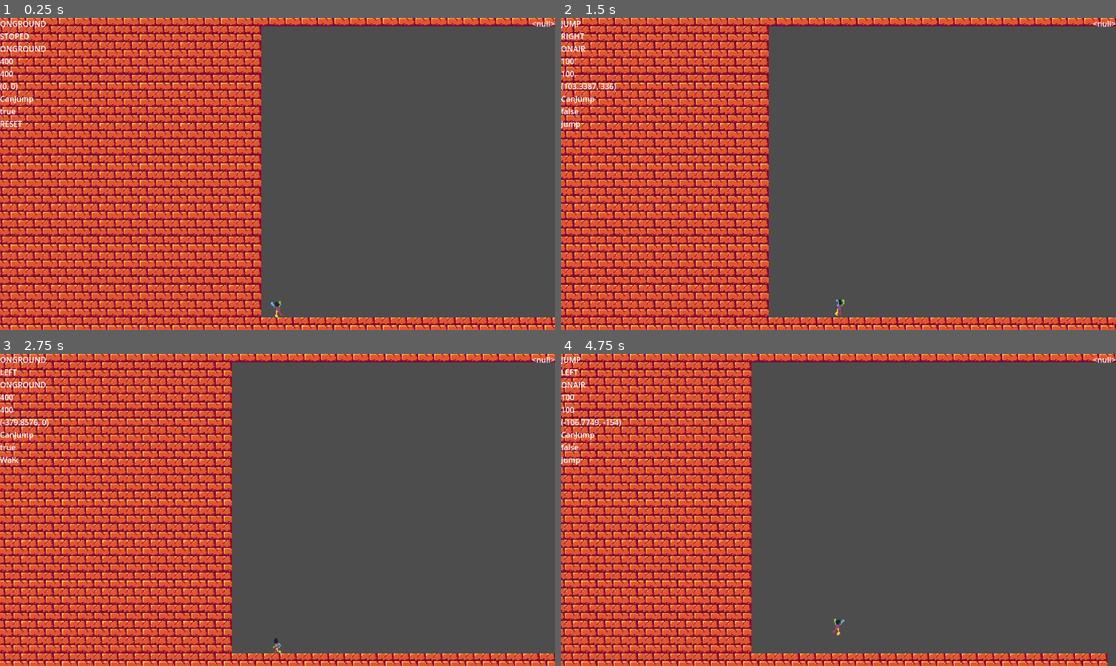
Above: before the commit, frames 1-4 (two rows, left to right).
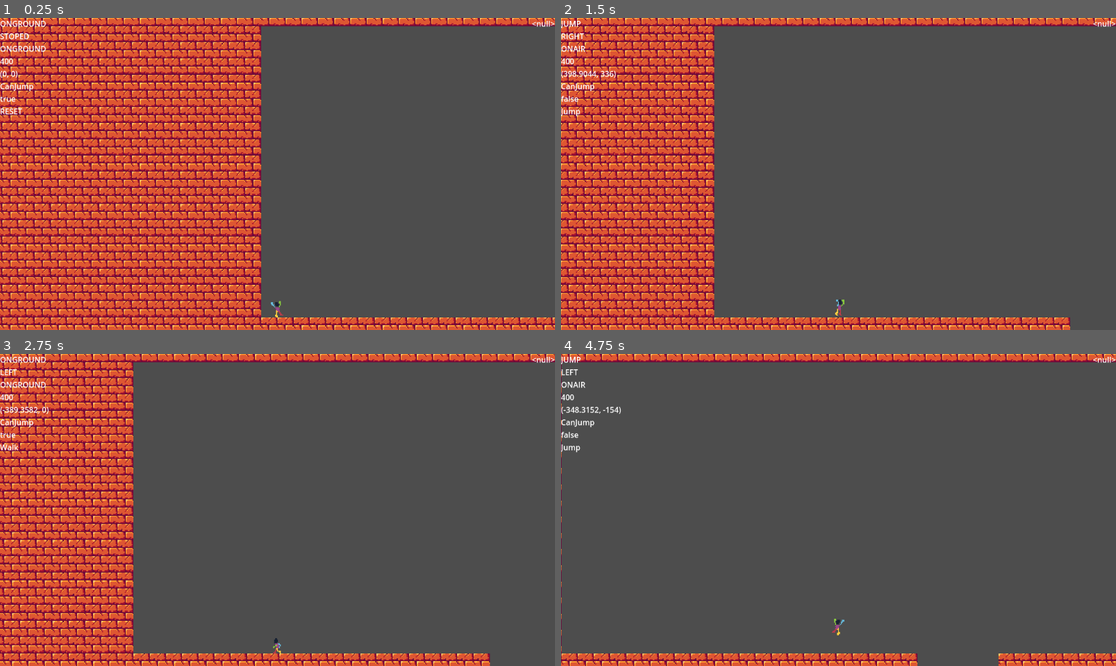
Above: after the commit, the same moments.

Repository: Shidoengie/unnamed-soldiertf2-game
Game: Godot game, scene res://Levels/TEST.tscn
Same seed, same stepped clock (60 frames per second), same inputs: the game is played once before the commit and once after it.
Inputs:
- Up to frame 1 (0.25 s): no input
- Up to frame 2 (1.5 s): tap Enter at 0.5 s; hold Right (MoveRight) from 0.53 s (still down); tap Space (Jump) at 0.77 s
- Up to frame 3 (2.75 s): tap Space (Jump) at 1.52 s; release Right (MoveRight) at 2.03 s; hold Left (MoveLeft) from 2.03 s (still down)
- Up to frame 4 (4.75 s): release Left (MoveLeft) at 2.78 s; hold Right (MoveRight) 2.78-4.28 s; tap Space (Jump) at 3.02, 3.77, 4.52 s; hold Left (MoveLeft) from 4.28 s (still down)

The runs differ from the first frame. In frame 1, 0.3% of the frame differs, in the area x 0-7%, y 16-35%; in frame 2, 24%; in frame 3, 27%; in frame 4, 35%, in the area x 0-100%, y 0-100%.

Commit message:
gave a use to the speedstate statemachine

Diff:
--- a/Scenes/Player/Player.gd
+++ b/Scenes/Player/Player.gd
@@ -9,7 +9,7 @@
 @export var walkSpeed = 400.0
 @export var airSpeed = 100.0
 
-var walkSpeedmax
+var base_walkSpeed
 var launchVec : Vector2
 var canShoot = true
 
@@ -31,11 +31,11 @@
 enum GroundStates {ONGROUND,JUST_FELL,FALL,JUMP,JUST_JUMP,LAND}
 var CUR_GroundState = GroundStates.ONGROUND
 
-enum SpeedStates {LAUNCHED = 0,ONAIR = 100,ONGROUND = 400}
+enum SpeedStates {LAUNCHED,ONAIR,ONGROUND}
 var CUR_SpeedState = SpeedStates.ONGROUND
 func _ready():
 	BodyAnimState = BodyAnimTree.get("parameters/playback")
-	walkSpeedmax = walkSpeed
+	base_walkSpeed = walkSpeed
 func _physics_process(delta):
 
 	if not is_on_floor():
@@ -54,9 +54,8 @@
 	var dev = [
 		GroundStates.keys()[CUR_GroundState],
 		MoveStates.keys()[CUR_MoveState],
-		SpeedStates.keys()[SpeedStates.values().find(CUR_SpeedState)],
+		SpeedStates.keys()[CUR_SpeedState],
 		walkSpeed,
-		CUR_SpeedState,
 		velocity,
 		"CanJump",canJump,
 		CUR_AnimState,
@@ -99,7 +98,13 @@
 				#Checks if it isnt on the floor to alow for acurate rocket arches
 				CUR_MoveState = MoveStates.STOPED
 				return
-			velocity.x = lerp(velocity.x,0.0,0.5)
+			match CUR_SpeedState:
+				SpeedStates.ONGROUND:
+					velocity.x = lerp(velocity.x,0.0,0.5)
+				SpeedStates.ONAIR:
+					velocity.x = lerp(velocity.x,0.0,0.1)
+				_:
+					pass
 
 	match CUR_GroundState:
 
@@ -140,7 +145,7 @@
 	if CUR_SpeedState == SpeedStates.LAUNCHED:
 		walkSpeed = airSpeed+abs(launchVec.x)
 	else:
-		walkSpeed = CUR_SpeedState
+		walkSpeed = base_walkSpeed
 
 	BodyAnimState.travel(CUR_AnimState)
 
@@ -160,11 +165,10 @@
 		if is_on_floor():
 			if round(abs(velocity.x)) == 0:
 				CUR_MoveState = MoveStates.STOPED
-			else:
-				CUR_MoveState = MoveStates.SLIDE
+				return
+			CUR_MoveState = MoveStates.SLIDE
 		else:
 			CUR_MoveState = MoveStates.SLIDE
-
 #Array parsing used for the Debug user interface
 func DEV_GUI(varArr ):
 	var outString = ""
